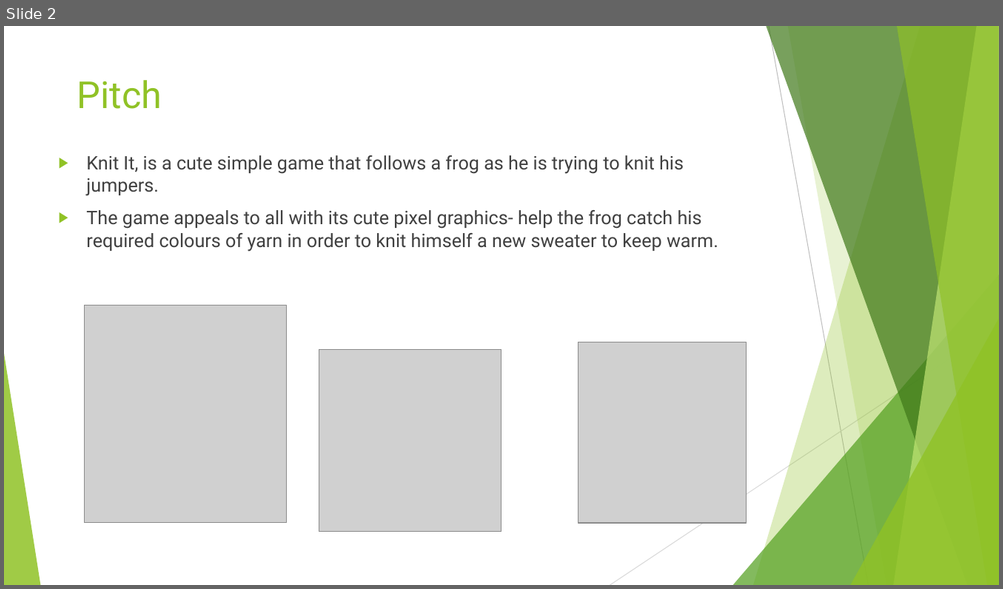
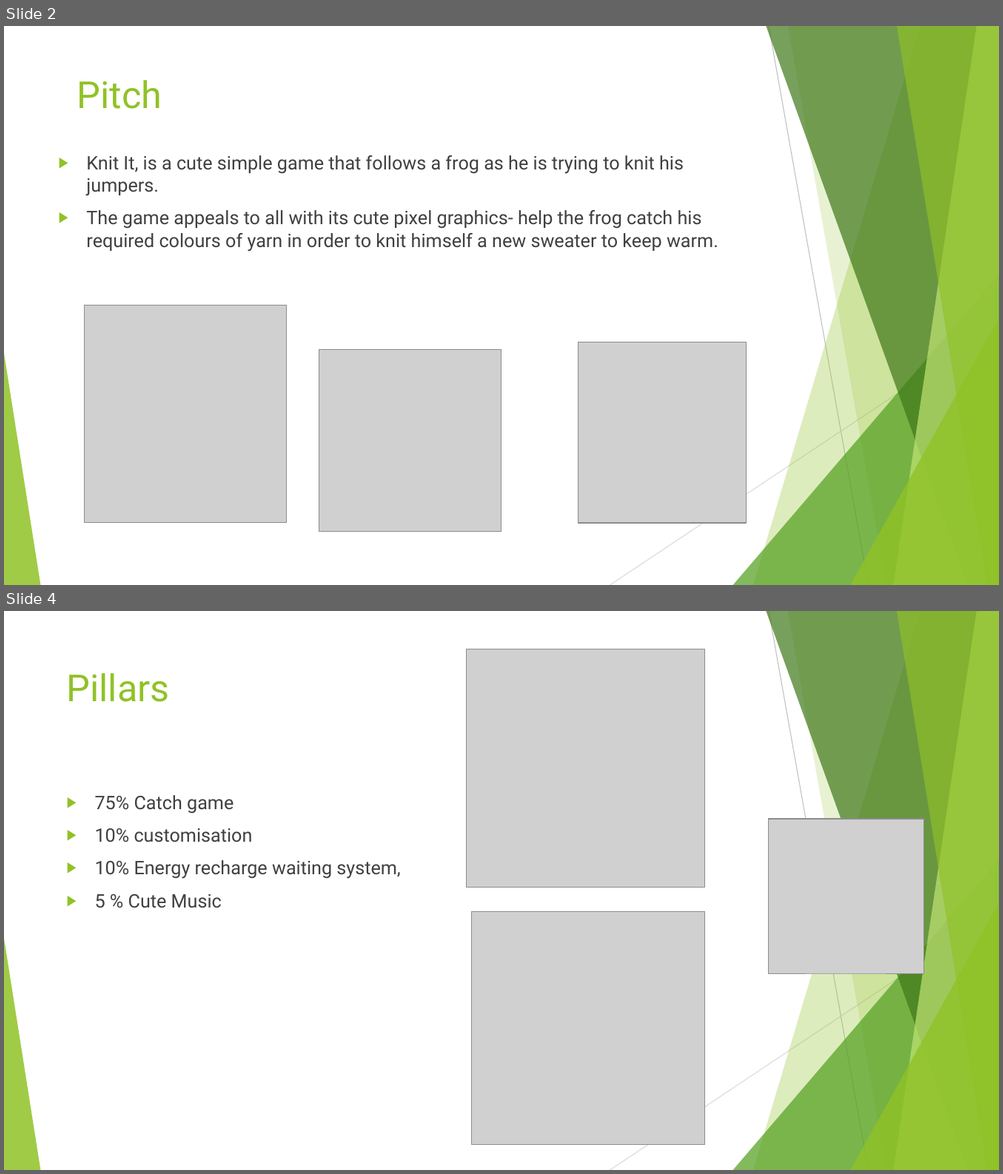
Before and after one commit to PeterLowe/concept3-ruslan-emma, a slide deck: Knit It.pptx. Shown one above the other, each under a label of ours: slide 2 before the commit, slides 2 and 4 after it; the slides between them are not shown. The pictures are 1003x589 and 1003x1174 pixels, drawn with LibreOffice and Linux fonts; fonts in the diff are those of the drawing; grey boxes stand for pictures. Boxes give left, top, right and bottom in pixels: in the first picture for what was removed or moved away, otherwise in the second. Text is boxed around its words. In the diff, an @@ line names an element or a change of style, - is before the commit and + after.

```diff
--- a/Knit It.pptx
+++ b/Knit It.pptx
@@ slide 4 added at [4, 611, 999, 1170], background #FFFFFF; not listed: 10 template elements that a slide beside it also shows @@
@@ picture added at [466, 649, 704, 887] @@
@@ title added at [67, 673, 170, 702], 36 pt, text #90C226 @@
+Pillars
@@ text added at [95, 795, 400, 908], 18 pt, text #404040 @@
+▶ 75% Catch game
+▶ 10% customisation
+▶ 10% Energy recharge waiting system,
+▶ 5 % Cute Music
@@ picture added at [768, 819, 923, 974] @@
@@ picture added at [471, 911, 704, 1145] @@
```
Also in this commit, not shown: 4 other slides added.
